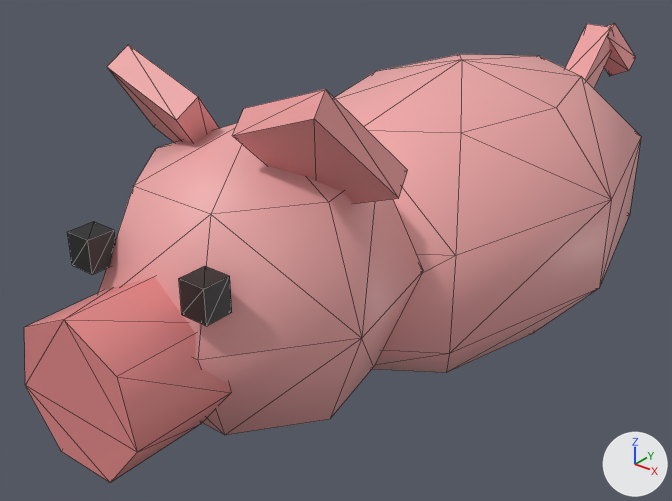
A saved change to the glTF model art/models/crf_pig.glb.
One viewpoint serves both versions: a camera (50 mm lens) standing at (0.119, -0.198, 0.172) and looking at (-0.013, -0.033, 0.069). Every picture has the same lights, and +X, +Y and +Z are marked at lower right. The picture after the commit comes second. Mesh edges are drawn as thin lines. Vertices at exactly the same position are counted once.

Names of what the first picture shows: 'crf_pig'.
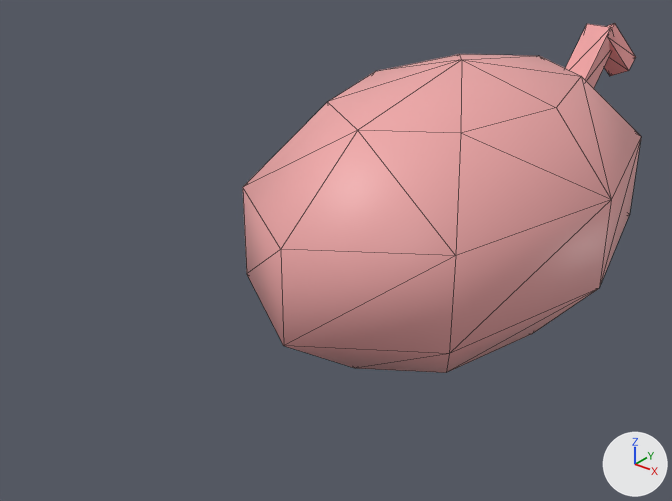
Pixel boxes [x1, y1, x2, y2] of what changed, in the pictures (672 x 501 px):
'crf_pig', reshaped (35% narrower, 24% shorter)
    before: [24, 23, 641, 483]
    after: [243, 23, 641, 373]
part 1 of me_crf_pig, deleted (pink)
    before: [24, 45, 423, 483]

Diff of the bpy script that builds the scene:
```diff
--- a/art/models/crf_pig.glb.py
+++ b/art/models/crf_pig.glb.py
@@ me_crf_pig @@
 # used by ob_crf_pig; location = (0.0, 0.0, 0.0)
-me_crf_pig.from_pydata(...)  # 119 vertices, 202 faces; spans x -0.043..0.043, y -0.122..0.093, z 0.037..0.129
+me_crf_pig.from_pydata(...)  # 50 vertices, 88 faces; spans x -0.043..0.043, y -0.068..0.093, z 0.037..0.113
+# me_crf_pig part 1: 6 loose pieces with 69 vertices, spanning x -0.032..0.032, y -0.122..-0.04, z 0.051..0.129, are deleted
 me_crf_pig.materials.append(mat_defaultmaterial)
```
